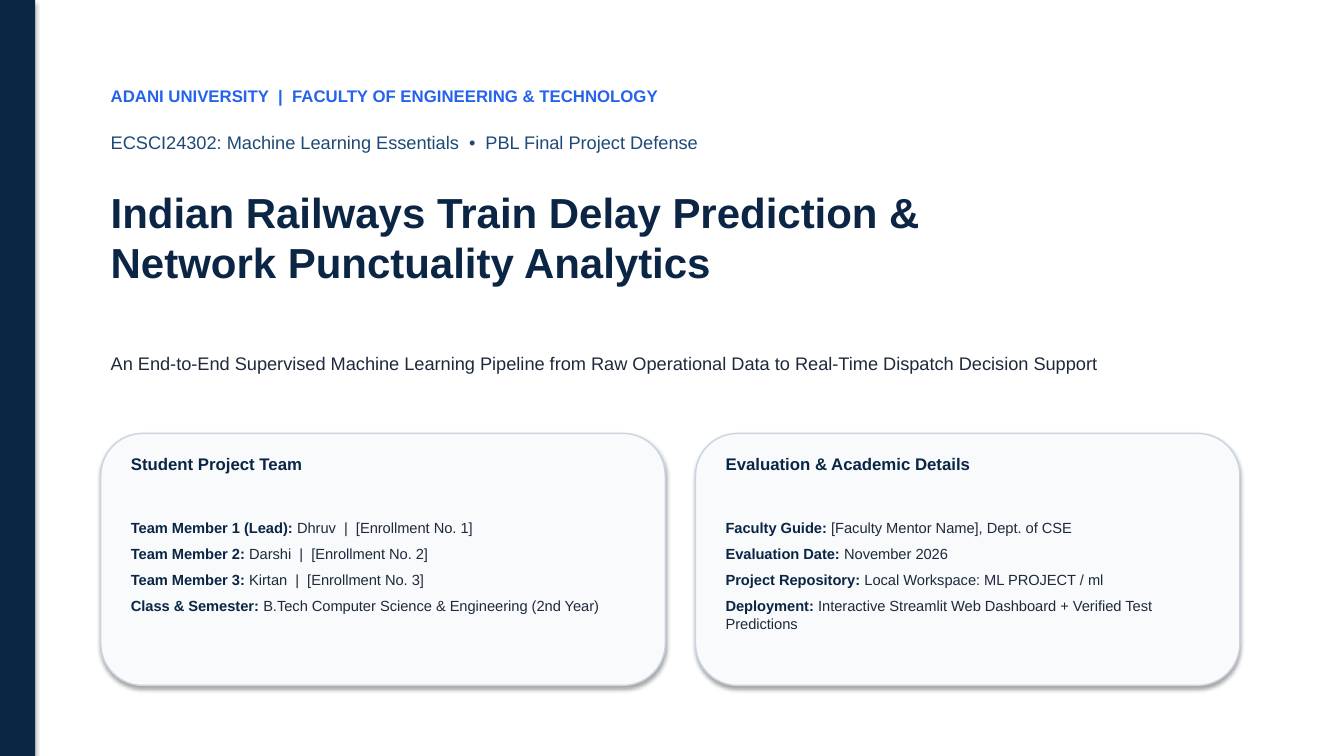
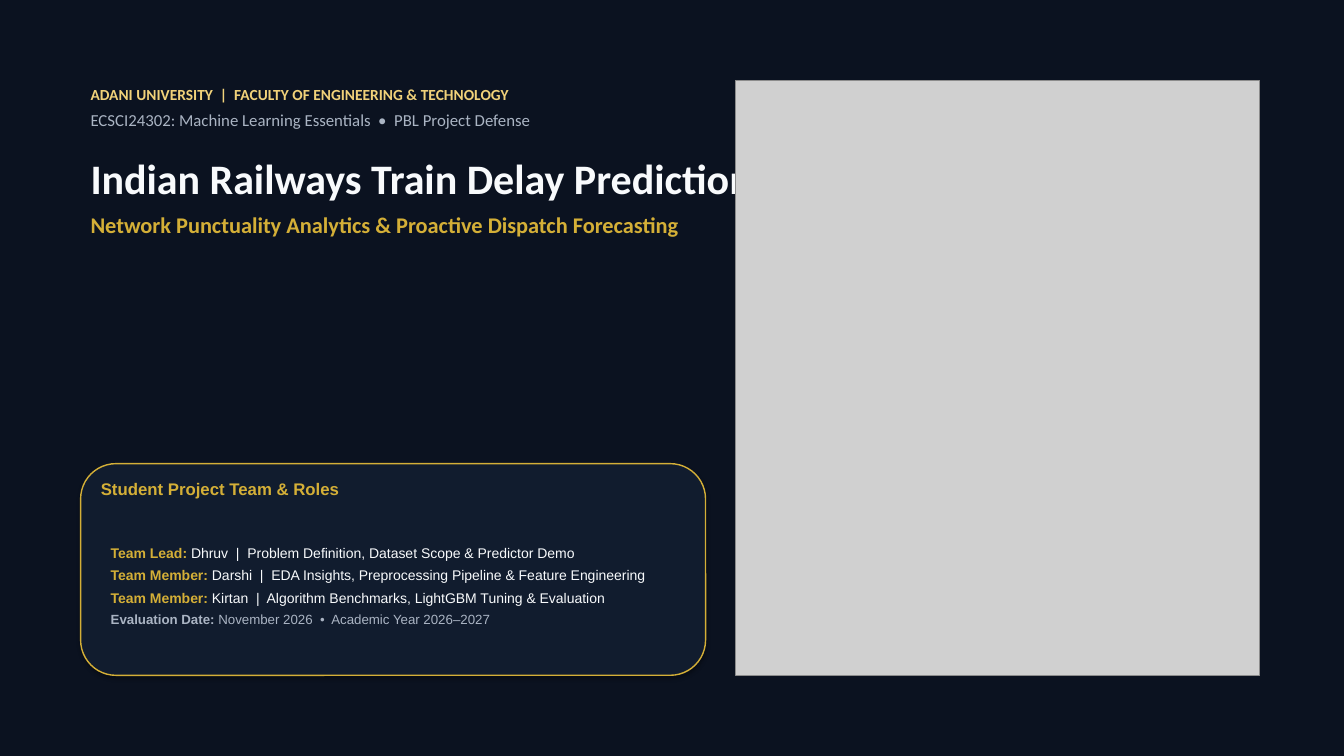
Before and after one commit to kirtan-thakkar/ml, a slide deck: slide 1 of deliverables/Project_Presentation.pptx. Drawn at 1344x756 pixels with LibreOffice and Linux fonts; fonts in the diff are those of the drawing; grey boxes stand for pictures. Boxes give left, top, right and bottom in pixels: in the first picture for what was removed or moved away, otherwise in the second. Text is boxed around its words. In the diff, an @@ line names an element or a change of style, - is before the commit and + after.

```diff
--- a/deliverables/Project_Presentation.pptx
+++ b/deliverables/Project_Presentation.pptx
@@ rectangle: place and size @@
-rectangle at box(0, 0, 35, 756)
+rectangle at box(0, 0, 1344, 756)
@@ rectangle at box(0, 0, 1344, 756): fill #0B2545 to #0B1220 @@
@@ text "ADANI UNIVERSITY | FACULTY OF ...": place and size @@
-text "ADANI UNIVERSITY | FACULTY OF ..." at box(111, 90, 657, 102)
+text "ADANI UNIVERSITY | FACULTY OF ..." at box(91, 90, 752, 237)
@@ picture added at box(736, 81, 1260, 676) @@
@@ text at box(91, 114, 752, 237): paragraphs added @@
+ECSCI24302: Machine Learning Essentials • PBL Project Defense
+Indian Railways Train Delay Prediction
+Network Punctuality Analytics & Proactive Dispatch Forecasting
@@ text at box(91, 90, 509, 100): size 12 to 11 pt, font Arial to Calibri, text colour #2563EB to #F1D27A in "ADANI UNIVERSITY | FACULTY OF ENGINEERING & ..."; more space between paragraphs @@
@@ text removed at box(111, 135, 698, 153) @@
-ECSCI24302: Machine Learning Essentials • PBL Final Project Defense
@@ text removed at box(111, 197, 878, 287) @@
-Indian Railways Train Delay Prediction &
-Network Punctuality Analytics
@@ text removed at box(111, 356, 1098, 374) @@
-An End-to-End Supervised Machine Learning Pipeline from Raw Operational Data to Real-Time Dispatch Decision Support
@@ rounded rectangle removed at box(696, 434, 1240, 686) @@
@@ rounded rectangle: place and size @@
-rounded rectangle at box(101, 434, 665, 686)
+rounded rectangle at box(81, 464, 706, 676)
@@ rounded rectangle at box(81, 464, 706, 676): fill #F8FAFC to #111C2E; outline #CBD5E1 1 pt to #D4AF37 1 pt @@
@@ text removed at box(726, 458, 970, 470) @@
-Evaluation & Academic Details
@@ text at box(101, 483, 339, 499): text changed; text colour #0B2545 to #D4AF37 @@
-Student Project Team
+Student Project Team & Roles
@@ text removed at box(131, 522, 599, 614) @@
-Team Member 1 (Lead): Dhruv | [Enrollment No. 1]
-Team Member 2: Darshi | [Enrollment No. 2]
-Team Member 3: Kirtan | [Enrollment No. 3]
-Class & Semester: B.Tech Computer Science & Engineering (2nd Year)
@@ text removed at box(726, 522, 1152, 629) @@
-Faculty Guide: [Faculty Mentor Name], Dept. of CSE
-Evaluation Date: November 2026
-Project Repository: Local Workspace: ML PROJECT / ml
-Deployment: Interactive Streamlit Web Dashboard + Verified Test Predictions
@@ text added at box(111, 548, 646, 624), 10 pt, text #F8FAFC @@
+Team Lead: Dhruv | Problem Definition, Dataset Scope & Predictor Demo
+Team Member: Darshi | EDA Insights, Preprocessing Pipeline & Feature Engineering
+Team Member: Kirtan | Algorithm Benchmarks, LightGBM Tuning & Evaluation
+Evaluation Date: November 2026 • Academic Year 2026–2027
```
Also in this commit, not shown: 11 slides added, 11 slides removed, 7 other files.
